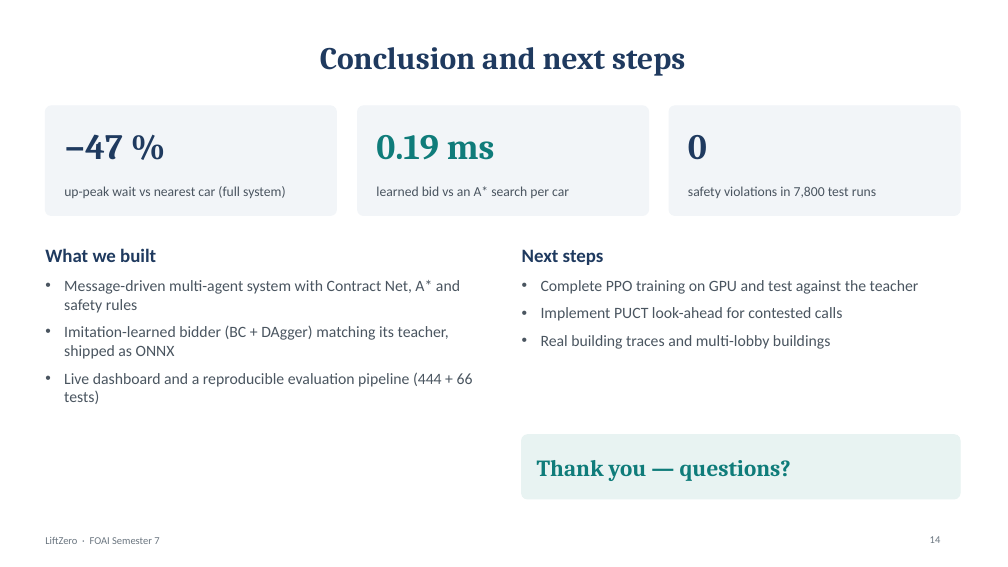
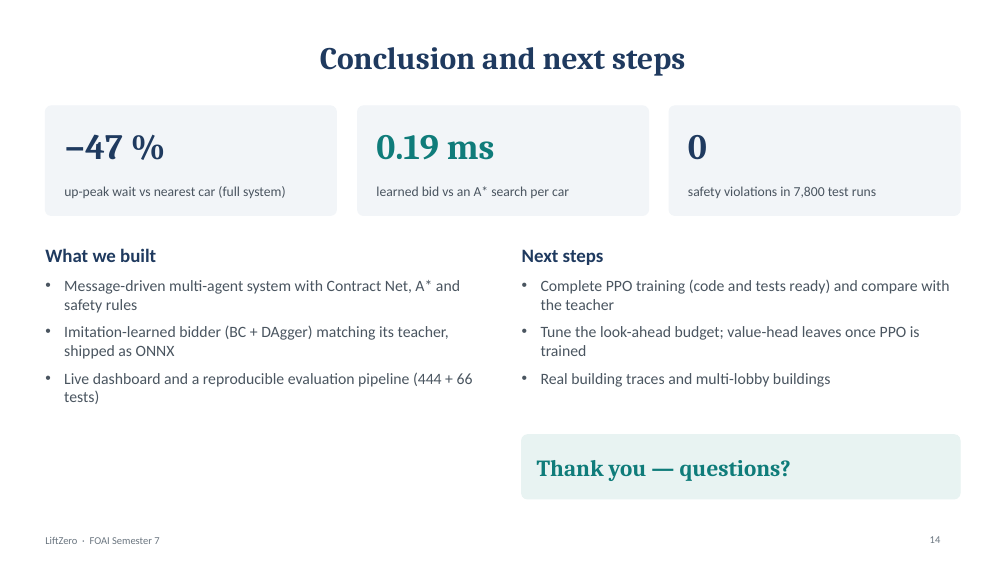
Before and after one commit to Adhikkesh/Multi-Agent-Smart-Elevator-Fleet-Coordinator, a slide deck: slide 14 of docs/LiftZero_Viva_Deck.pptx. Drawn at 1008x567 pixels with LibreOffice and Linux fonts; fonts in the diff are those of the drawing. Boxes give left, top, right and bottom in pixels: in the first picture for what was removed or moved away, otherwise in the second. Text is boxed around its words. In the diff, an @@ line names an element or a change of style, - is before the commit and + after.

Commit message:
docs: Phase 6-7 status, deck and study material updated for look-ahead

```diff
--- a/docs/LiftZero_Viva_Deck.pptx
+++ b/docs/LiftZero_Viva_Deck.pptx
@@ text at [541, 280, 949, 356]: text changed @@
-• Complete PPO training on GPU and test against the teacher
-• Implement PUCT look-ahead for contested calls
+• Complete PPO training (code and tests ready) and compare with the teacher
+• Tune the look-ahead budget; value-head leaves once PPO is trained
```
Also in this commit, not shown: 3 other slides changed, 3 other files.
